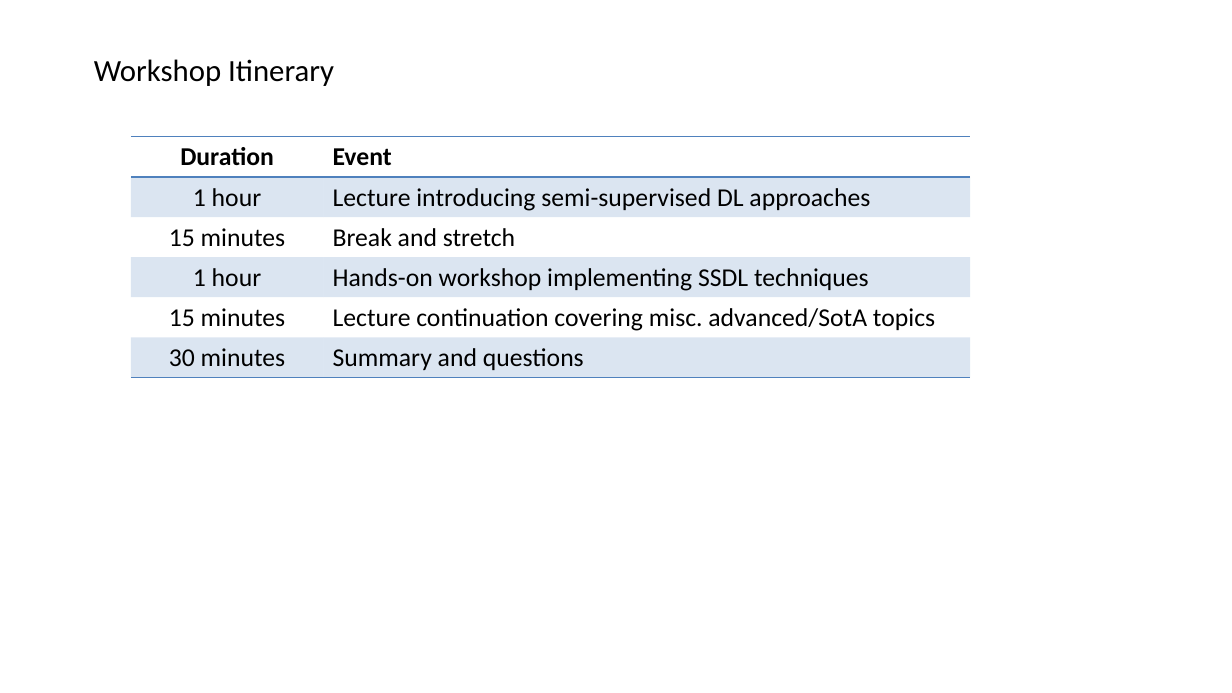
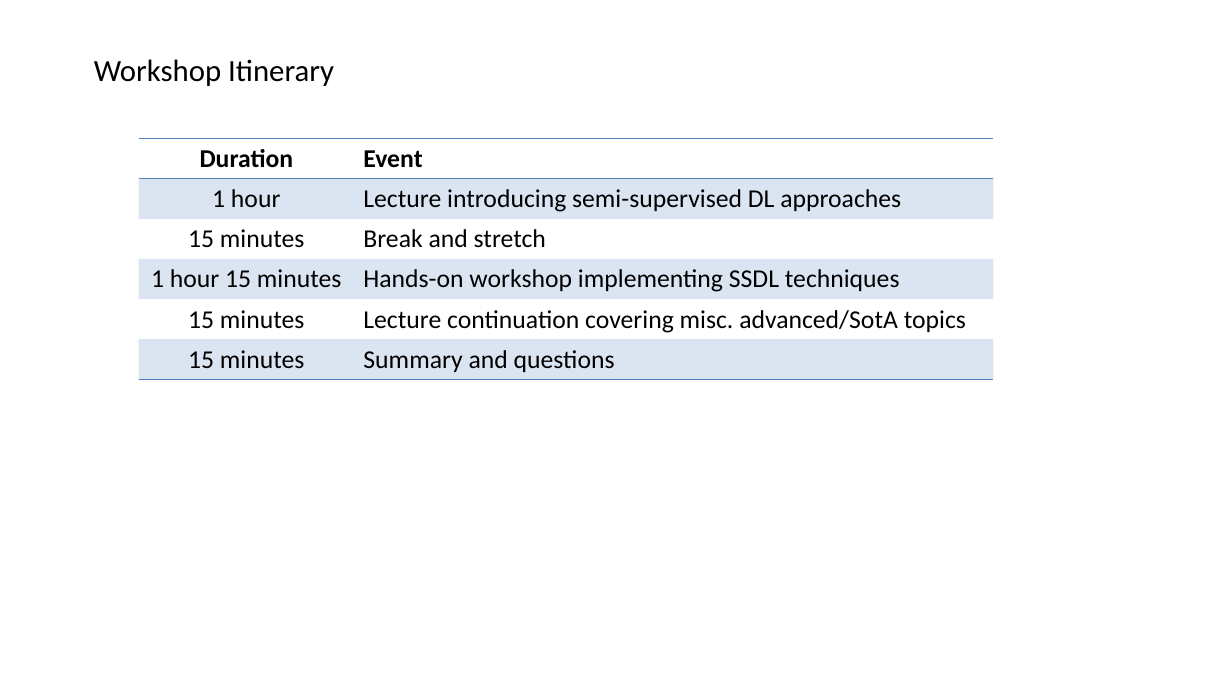
Before and after one commit to MonashDataFluency/Semi-Supervised-Deep-Learning, a slide deck: slide 2 of Semi-Supervised Deep Learning - Slides.pptx. Drawn at 1232x693 pixels with LibreOffice and Linux fonts; fonts in the diff are those of the drawing; background and template pictures are left out. Boxes give left, top, right and bottom in pixels: in the first picture for what was removed or moved away, otherwise in the second. Text is boxed around its words. In the diff, an @@ line names an element or a change of style, - is before the commit and + after.

```diff
--- a/Semi-Supervised Deep Learning - Slides.pptx
+++ b/Semi-Supervised Deep Learning - Slides.pptx
@@ table at bbox=[139, 139, 994, 379] @@
-row 4, column 1: 1 hour
+row 4, column 1: 1 hour 15 minutes
-row 6, column 1: 30 minutes
+row 6, column 1: 15 minutes
@@ table: place and size @@
-table at bbox=[131, 137, 970, 377]
+table at bbox=[139, 139, 994, 379]
```
Also in this commit, not shown: 2 other slides changed, 1 slide added, 2 other files.
